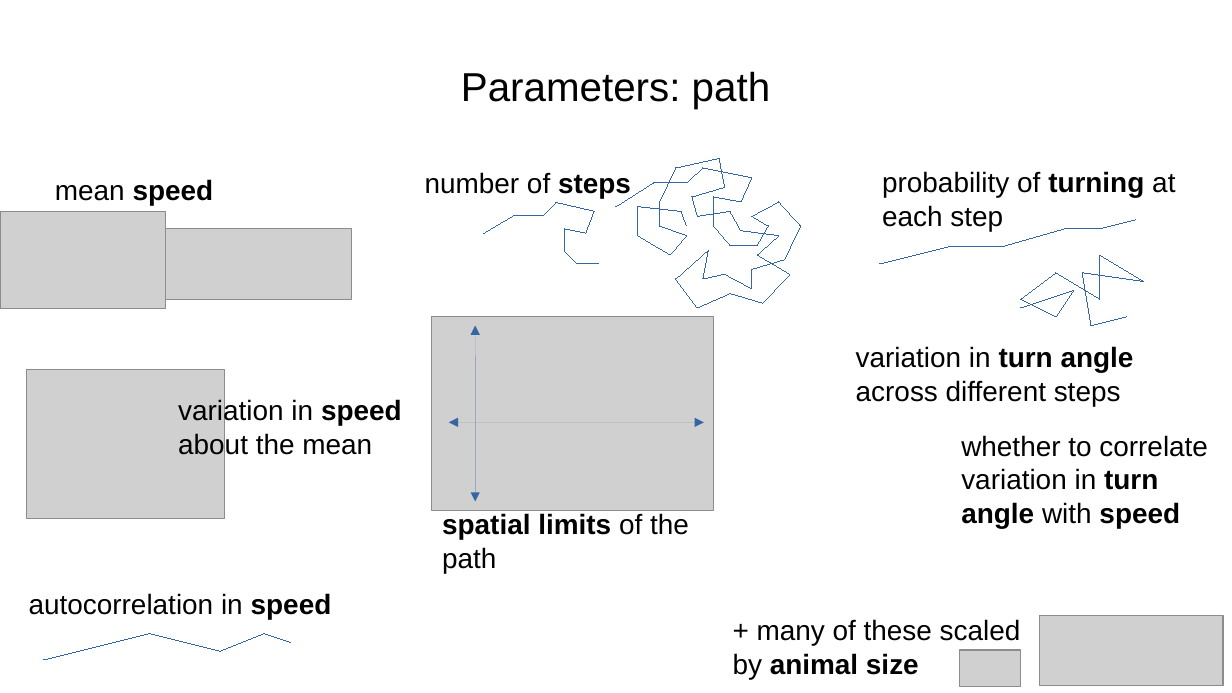
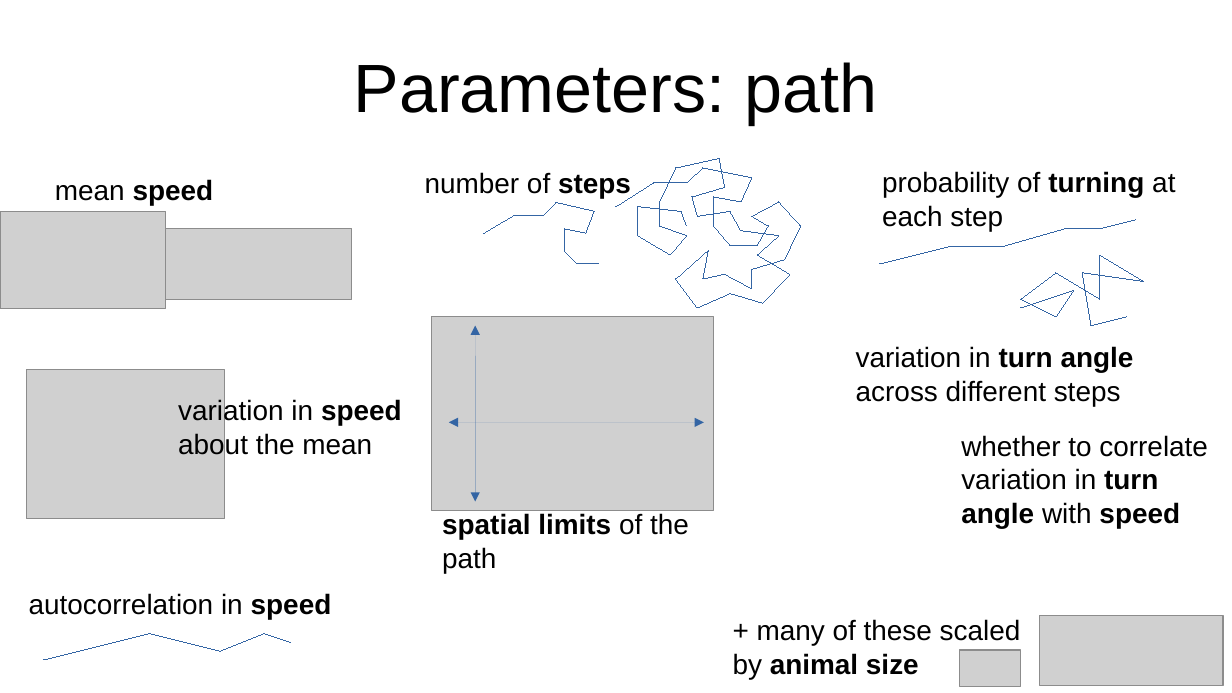
Before and after one commit to lizziebru/CamtrapSimulation, a slide deck: slide 5 of writeup/Camtrapsim_pres.odp. Drawn at 1232x693 pixels with LibreOffice and Linux fonts; fonts in the diff are those of the drawing; grey boxes stand for pictures. Boxes give left, top, right and bottom in pixels: in the first picture for what was removed or moved away, otherwise in the second. Text is boxed around its words. In the diff, an @@ line names an element or a change of style, - is before the commit and + after.

```diff
--- a/writeup/Camtrapsim_pres.odp
+++ b/writeup/Camtrapsim_pres.odp
@@ title "Parameters: path" at bbox=[354, 62, 877, 125]: size 26 to 44 pt @@
```
Also in this commit, not shown: 12 other slides changed, 1 slide added, 1 slide removed, 4 other files.
